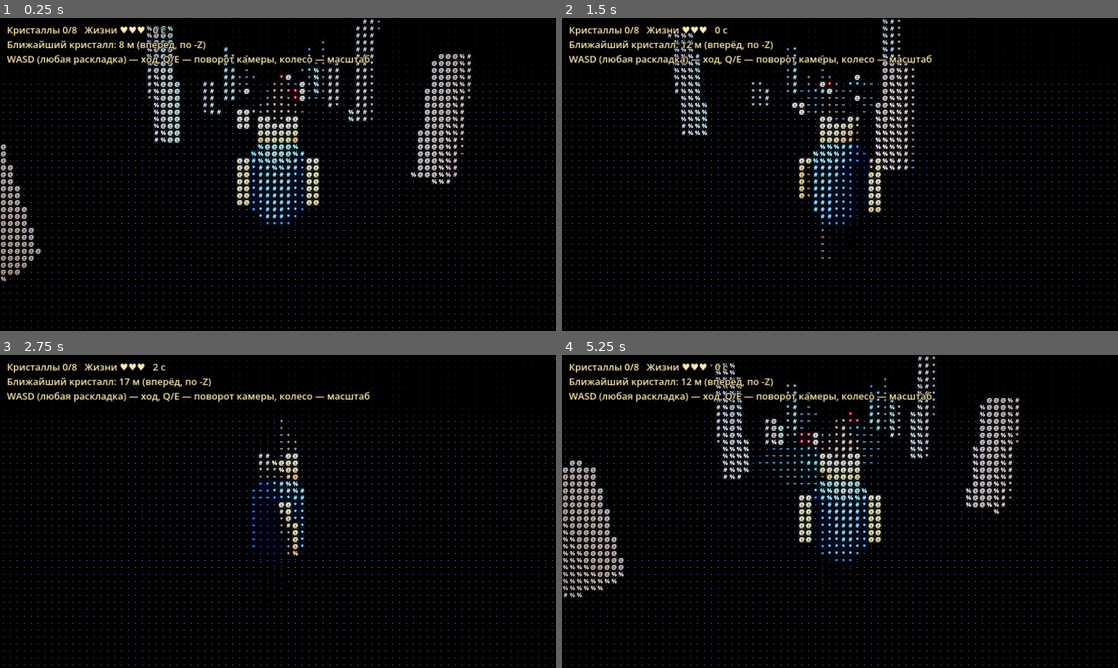
Above: before the commit, frames 1-4 (two rows, left to right).
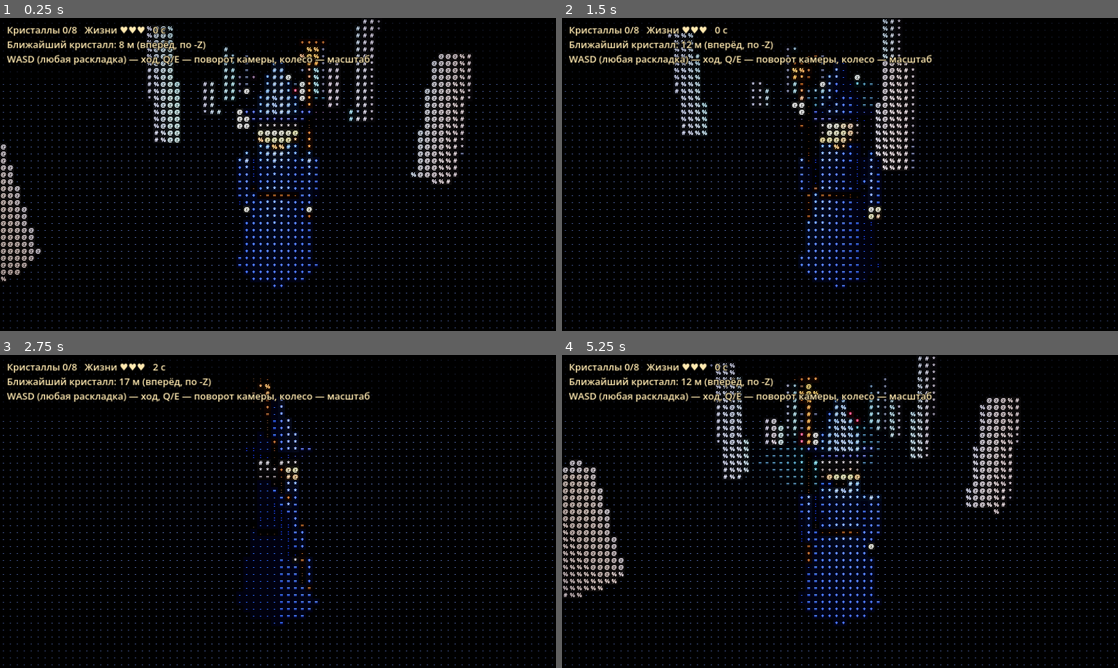
Above: after the commit, the same moments.

Repository: arteick/proxy-test
Game: Godot game, scene res://main.tscn
Two runs of this game, one before a commit and one after it. Both use one fixed random seed, a clock stepped at 60 frames per second and the inputs below.
Inputs (mouse positions are in pixels of both pictures, inside the frame that each line leads up to):
- Up to frame 1 (0.25 s): no input
- Up to frame 2 (1.5 s): tap Enter at 0.5 s; move the mouse to (962, 158) at 0.52 s; hold D 0.53-1.28 s; tap R at 0.6 s; click (962, 158) at 0.67 s; move the mouse to (728, 190) at 1.27 s; hold S from 1.28 s (still down); tap Q at 1.35 s
- Up to frame 3 (2.75 s): move the mouse to (333, 442) at 2.02 s; release S at 2.03 s; hold D from 2.03 s (still down); hold E from 2.03 s (still down)
- Up to frame 4 (5.25 s): move the mouse to (812, 574) at 2.77 s; release D at 2.78 s; release E at 2.78 s; hold W 2.78-3.53 s; tap R at 2.85, 5.1 s; click (812, 574) at 2.92 s; move the mouse to (1006, 558) at 3.52 s; hold Q 3.53-4.28 s; hold A 3.53-5.03 s; move the mouse to (673, 464) at 4.27 s; tap E at 4.35 s; move the mouse to (867, 511) at 5.02 s; hold S from 5.03 s (still down); click (867, 511) at 5.17 s

The runs differ from the first frame. In frame 1, 2.9% of the frame differs, in the area x 42-65%, y 7-87%; in frame 2, 2.0%; in frame 3, 1.2%; in frame 4, 2.8%.

Commit message:
Чат: персонаж-маг с посохом и синей мантией
Co-Authored-By: Claude Sonnet 5.5 <noreply@anthropic.com>
Claude-Session: https://claude.ai/code/session_018G62WoZ9e8UTjxmXYcXbKo

Diff:
--- a/godot/scripts/world.gd
+++ b/godot/scripts/world.gd
@@ -136,23 +136,51 @@
 		enemy_nodes.append(mi)
 
 func _build_hero() -> void:
+	# маг: синяя мантия, остроконечная шляпа, посох в коричневых тонах
 	add_child(hero)
 	var skin := _mat(Color("e8c9a0"), 0.7)
-	var cloth := _mat(Color("3d7bd9"), 0.6)
-	var dark := _mat(Color("35394a"), 0.7)
-	var body := CapsuleMesh.new(); body.radius = 0.38; body.height = 1.46
-	_mesh(body, cloth, Vector3(0, 1.35, 0), hero)
-	var head := SphereMesh.new(); head.radius = 0.32; head.height = 0.64
+	var robe := _mat(Color("2a4fc4"), 0.7)
+	var robe_dark := _mat(Color("1b2f7a"), 0.75)
+	var wood := _mat(Color("6b4423"), 0.85)
+	var wood_dark := _mat(Color("4a2e15"), 0.9)
+	var wood_light := _mat(Color("8f6236"), 0.8)
+	var skirt := CylinderMesh.new(); skirt.top_radius = 0.3; skirt.bottom_radius = 0.62; skirt.height = 1.5
+	_mesh(skirt, robe, Vector3(0, 0.8, 0), hero)
+	var torso := CapsuleMesh.new(); torso.radius = 0.34; torso.height = 0.9
+	_mesh(torso, robe, Vector3(0, 1.6, 0), hero)
+	var belt := CylinderMesh.new(); belt.top_radius = 0.36; belt.bottom_radius = 0.36; belt.height = 0.1
+	_mesh(belt, wood_dark, Vector3(0, 1.3, 0), hero)
+	var head := SphereMesh.new(); head.radius = 0.3; head.height = 0.6
 	_mesh(head, skin, Vector3(0, 2.15, 0), hero)
-	var hat := CylinderMesh.new(); hat.top_radius = 0.0; hat.bottom_radius = 0.36; hat.height = 0.5
-	_mesh(hat, dark, Vector3(0, 2.6, 0), hero)
-	for l in [[arm_l, skin, -0.5, 1.75], [arm_r, skin, 0.5, 1.75],
-			[leg_l, dark, -0.2, 0.9], [leg_r, dark, 0.2, 0.9]]:
+	var brim := CylinderMesh.new(); brim.top_radius = 0.5; brim.bottom_radius = 0.5; brim.height = 0.06
+	_mesh(brim, robe_dark, Vector3(0, 2.38, 0), hero)
+	var hat := CylinderMesh.new(); hat.top_radius = 0.0; hat.bottom_radius = 0.34; hat.height = 0.75
+	_mesh(hat, robe, Vector3(0, 2.78, 0), hero)
+	var feet := _mat(Color("2b1d12"), 0.9)
+	for l in [[arm_l, robe, -0.45, 1.8], [arm_r, robe, 0.45, 1.8]]:
 		var pivot: Node3D = l[0]
 		pivot.position = Vector3(l[2], l[3], 0)
 		hero.add_child(pivot)
-		var cap := CapsuleMesh.new(); cap.radius = 0.11; cap.height = 0.82
+		var cap := CapsuleMesh.new(); cap.radius = 0.12; cap.height = 0.82
 		_mesh(cap, l[1], Vector3(0, -0.4, 0), pivot)
+		var hand := SphereMesh.new(); hand.radius = 0.1; hand.height = 0.2
+		_mesh(hand, skin, Vector3(0, -0.85, 0), pivot)
+	for l in [[leg_l, -0.2], [leg_r, 0.2]]:
+		var pivot: Node3D = l[0]
+		pivot.position = Vector3(l[1], 0.3, 0)
+		hero.add_child(pivot)
+		var boot := CapsuleMesh.new(); boot.radius = 0.12; boot.height = 0.5
+		_mesh(boot, feet, Vector3(0, -0.1, 0), pivot)
+	# посох в правой руке: древко, утолщения и навершие
+	var shaft := CylinderMesh.new(); shaft.top_radius = 0.04; shaft.bottom_radius = 0.05; shaft.height = 2.6
+	_mesh(shaft, wood, Vector3(0, -0.1, -0.05), arm_r)
+	var knob := CylinderMesh.new(); knob.top_radius = 0.07; knob.bottom_radius = 0.07; knob.height = 0.12
+	_mesh(knob, wood_dark, Vector3(0, 0.55, -0.05), arm_r)
+	_mesh(knob, wood_dark, Vector3(0, -0.8, -0.05), arm_r)
+	var head_s := SphereMesh.new(); head_s.radius = 0.13; head_s.height = 0.26
+	_mesh(head_s, wood_light, Vector3(0, 1.28, -0.05), arm_r)
+	var claw := TorusMesh.new(); claw.inner_radius = 0.1; claw.outer_radius = 0.17
+	_mesh(claw, wood_dark, Vector3(0, 1.45, -0.05), arm_r)
 
 func _build_ascii_pass() -> void:
 	var atlas_vp: SubViewport = SubViewport.new()
Not shown, changed: docs/MEMORY.md
Not shown, changed: docs/PROGRESS.md
Not shown, added: docs/chat/20261026-022448-90ql.md
